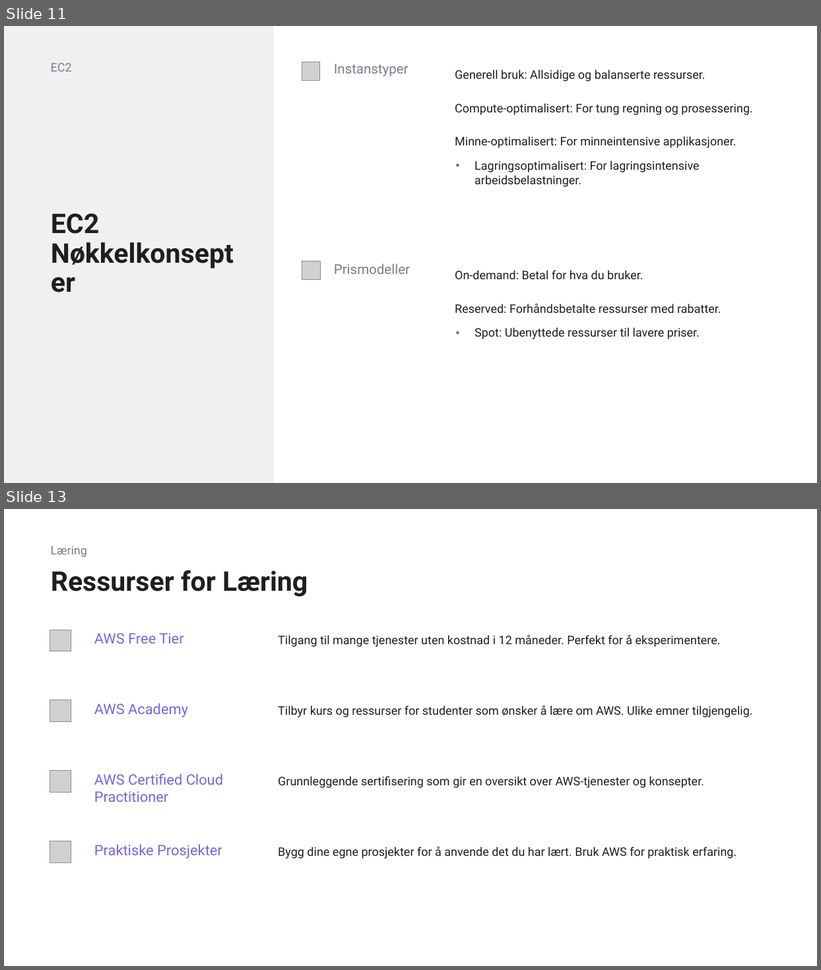
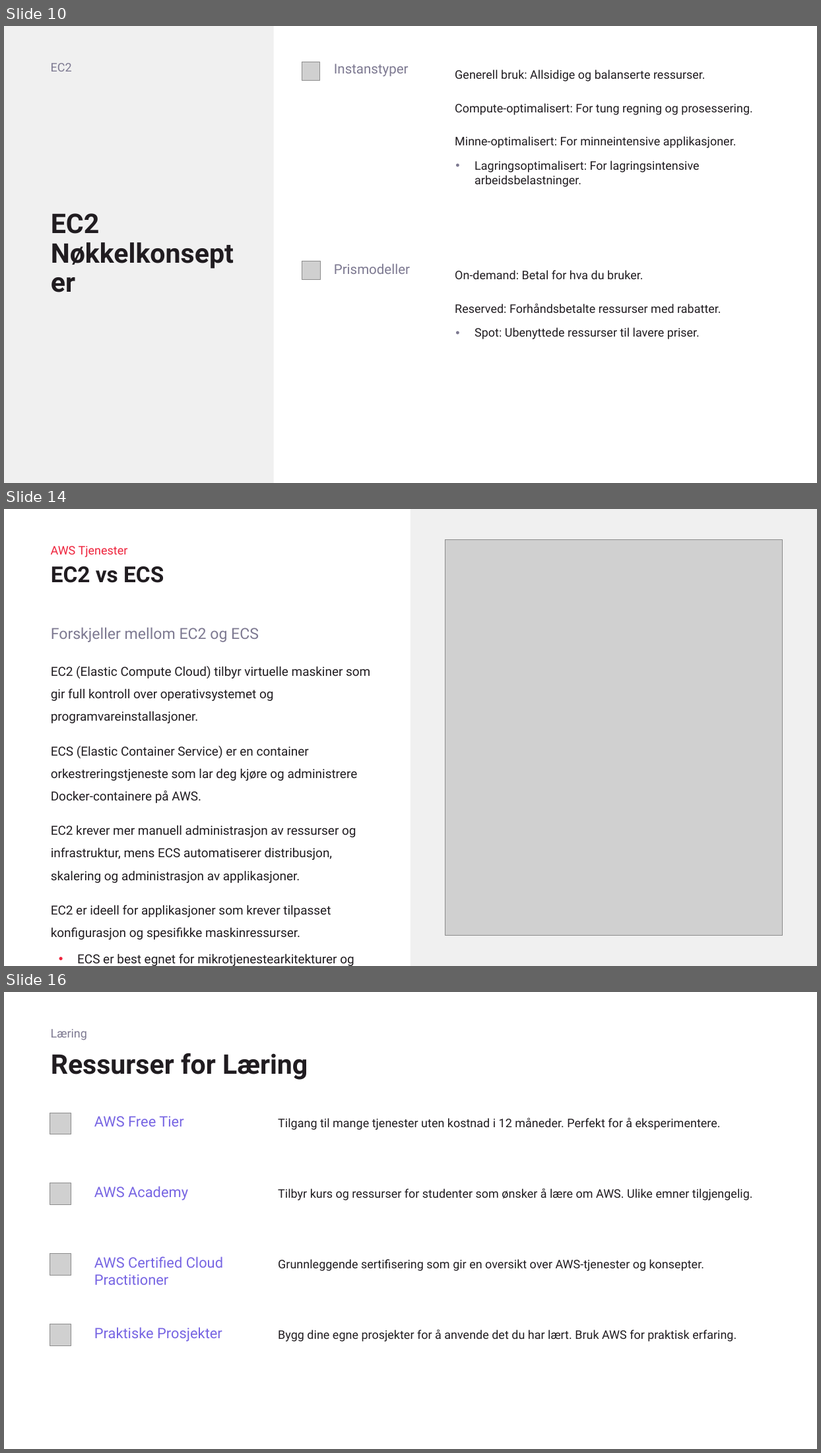
Before and after one commit to gokstadakademiet/cloud-2025, a slide deck: uke_2/slides/intro-aws.pptx. Shown one above the other, each under a label of ours: slides 11 and 13 before the commit, slides 10, 14 and 16 after it; the slides between them are not shown. The pictures are 821x970 and 821x1453 pixels, drawn with LibreOffice and Linux fonts; fonts in the diff are those of the drawing; grey boxes stand for pictures. Boxes give left, top, right and bottom in pixels: in the first picture for what was removed or moved away, otherwise in the second. Text is boxed around its words. In the diff, an @@ line names an element or a change of style, - is before the commit and + after.

```diff
--- a/uke_2/slides/intro-aws.pptx
+++ b/uke_2/slides/intro-aws.pptx
@@ slide 14 added at (4, 509, 817, 966), background #FFFFFF @@
@@ rectangle added at (411, 509, 817, 966), fill #F0F0F0 @@
@@ text added at (51, 546, 128, 557), 14 pt, text #EF233C @@
+AWS Tjenester
@@ picture added at (445, 539, 782, 936) @@
@@ title added at (51, 566, 164, 583), 26 pt, text #201C20, bold @@
+EC2 vs ECS
@@ text added at (51, 627, 259, 642), 18 pt, text #7D7991 @@
+Forskjeller mellom EC2 og ECS
@@ text added at (51, 666, 370, 966), 14.8 pt, text #201C20 @@
+• EC2 (Elastic Compute Cloud) tilbyr virtuelle maskiner som gir full kontroll over operativsystemet og programvareinstallasjoner.
+  ECS (Elastic Container Service) er en container orkestreringstjeneste som lar deg kjøre og administrere Docker-containere på AWS.
+  EC2 krever mer manuell administrasjon av ressurser og infrastruktur, mens ECS automatiserer distribusjon, skalering og administrasjon av applikasjoner.
+  EC2 er ideell for applikasjoner som krever tilpasset konfigurasjon og spesifikke maskinressurser.
+  ECS er best egnet for mikrotjenestearkitekturer og applikasjoner som kan kjøres i containere.
@@ what was slide 11 is now slide 10 @@
@@ what was slide 13 is now slide 16 @@
```
Also in this commit, not shown: 2 slides changed, 3 other slides added, 1 slide removed, 9 other files.
